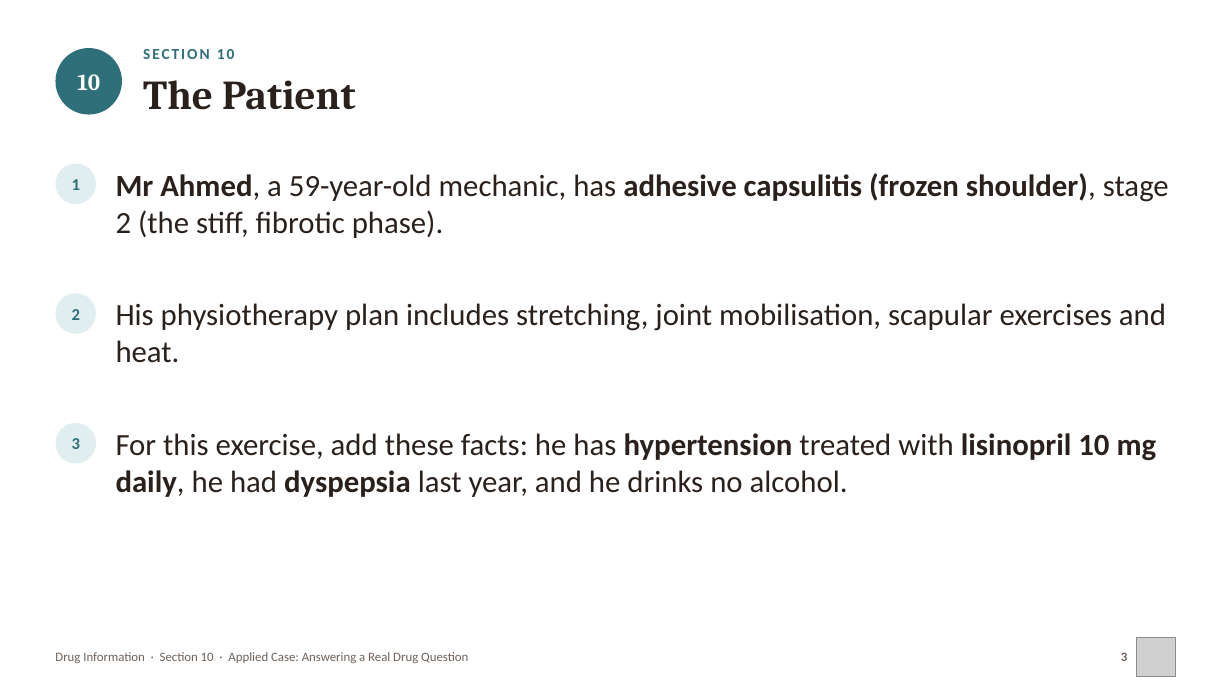
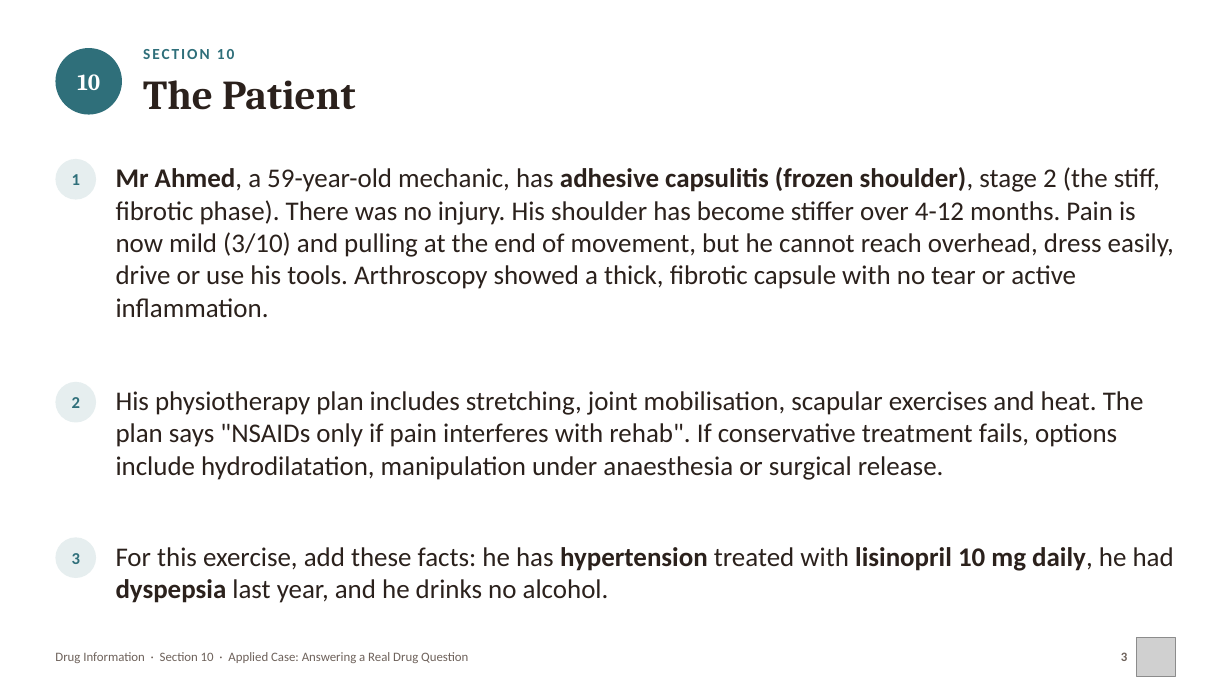
Before and after one commit to drrefaat18-ops/yasser, a slide deck: slide 3 of projects/drug-information-practical/slides/ch10-applied-case.pptx. Drawn at 1232x693 pixels with LibreOffice and Linux fonts; fonts in the diff are those of the drawing; grey boxes stand for pictures. Boxes give left, top, right and bottom in pixels: in the first picture for what was removed or moved away, otherwise in the second. Text is boxed around its words. In the diff, an @@ line names an element or a change of style, - is before the commit and + after.

```diff
--- a/projects/drug-information-practical/slides/ch10-applied-case.pptx
+++ b/projects/drug-information-practical/slides/ch10-applied-case.pptx
@@ ellipse "1": place and size @@
-ellipse "1" at [55,164,96,204]
+ellipse "1" at [55,159,96,200]
@@ text at [116,167,1174,317]: text changed; size 24 to 21 pt @@
-Mr Ahmed, a 59-year-old mechanic, has adhesive capsulitis (frozen shoulder), stage 2 (the stiff, fibrotic phase).
+Mr Ahmed, a 59-year-old mechanic, has adhesive capsulitis (frozen shoulder), stage 2 (the stiff, fibrotic phase). There was no injury. His shoulder has become stiffer over 4-12 months. Pain is now mild (3/10) and pulling at the end of movement, but he cannot reach overhead, dress easily, drive or use his tools. Arthroscopy showed a thick, fibrotic capsule with no tear or active inflammation.
@@ ellipse "2": place and size @@
-ellipse "2" at [55,293,96,334]
+ellipse "2" at [55,382,96,422]
@@ text at [116,391,1144,480]: text changed; size 24 to 21 pt @@
-His physiotherapy plan includes stretching, joint mobilisation, scapular exercises and heat.
+His physiotherapy plan includes stretching, joint mobilisation, scapular exercises and heat. The plan says "NSAIDs only if pain interferes with rehab". If conservative treatment fails, options include hydrodilatation, manipulation under anaesthesia or surgical release.
@@ fill #E0EEF0 to #E6EEEF in 3 elements at [55,159,96,200], [55,382,96,422], [55,538,96,579] @@
@@ ellipse "3": place and size @@
-ellipse "3" at [55,423,96,464]
+ellipse "3" at [55,538,96,579]
@@ text "For this exercise, add these ...": place and size @@
-text "For this exercise, add these ..." at [116,433,1157,497]
+text "For this exercise, add these ..." at [116,547,1174,603]
@@ text "For this exercise, add these ..." at [116,547,1174,603]: size 24 to 21 pt @@
```
Also in this commit, not shown: 20 other slides changed, 2 slides added, 16 other files.
